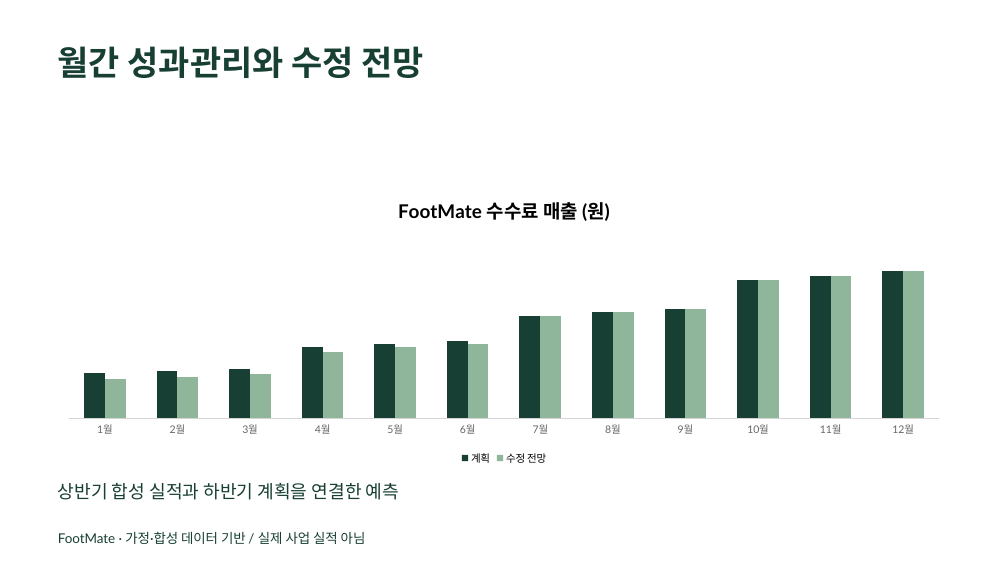
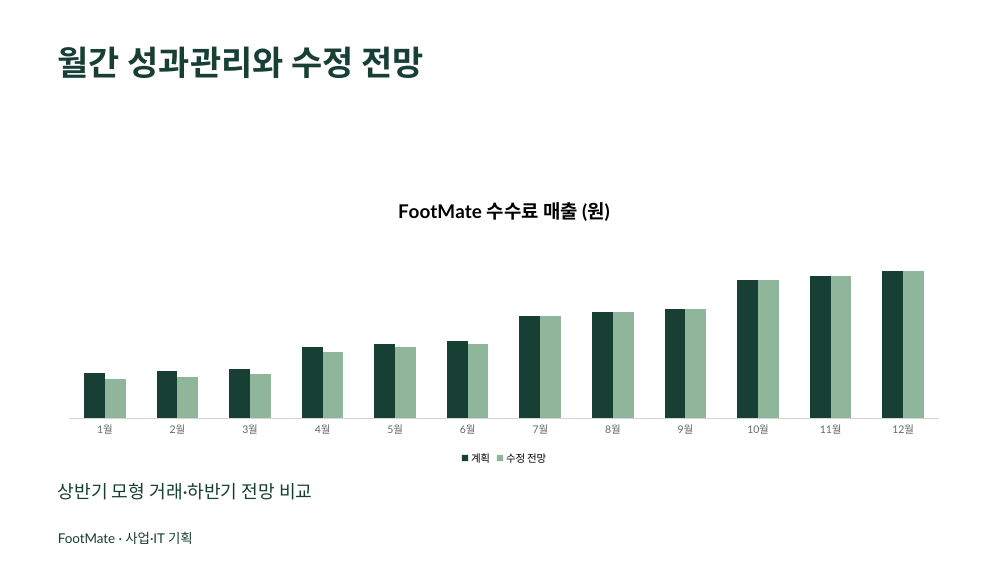
Before and after one commit to dohyunkimmm/footmate, a slide deck: slide 5 of src/case-study/downloads/footmate_report.pptx. Drawn at 1008x567 pixels with LibreOffice and Linux fonts; fonts in the diff are those of the drawing. Boxes give left, top, right and bottom in pixels: in the first picture for what was removed or moved away, otherwise in the second. Text is boxed around its words. In the diff, an @@ line names an element or a change of style, - is before the commit and + after.

```diff
--- a/src/case-study/downloads/footmate_report.pptx
+++ b/src/case-study/downloads/footmate_report.pptx
@@ text at [58, 483, 312, 500]: text changed @@
-상반기 합성 실적과 하반기 계획을 연결한 예측
+상반기 모형 거래·하반기 전망 비교
@@ text at [58, 532, 193, 544]: text changed @@
-FootMate · 가정·합성 데이터 기반 / 실제 사업 실적 아님
+FootMate · 사업·IT 기획
```
Also in this commit, not shown: 8 other slides changed, 5 other files.
